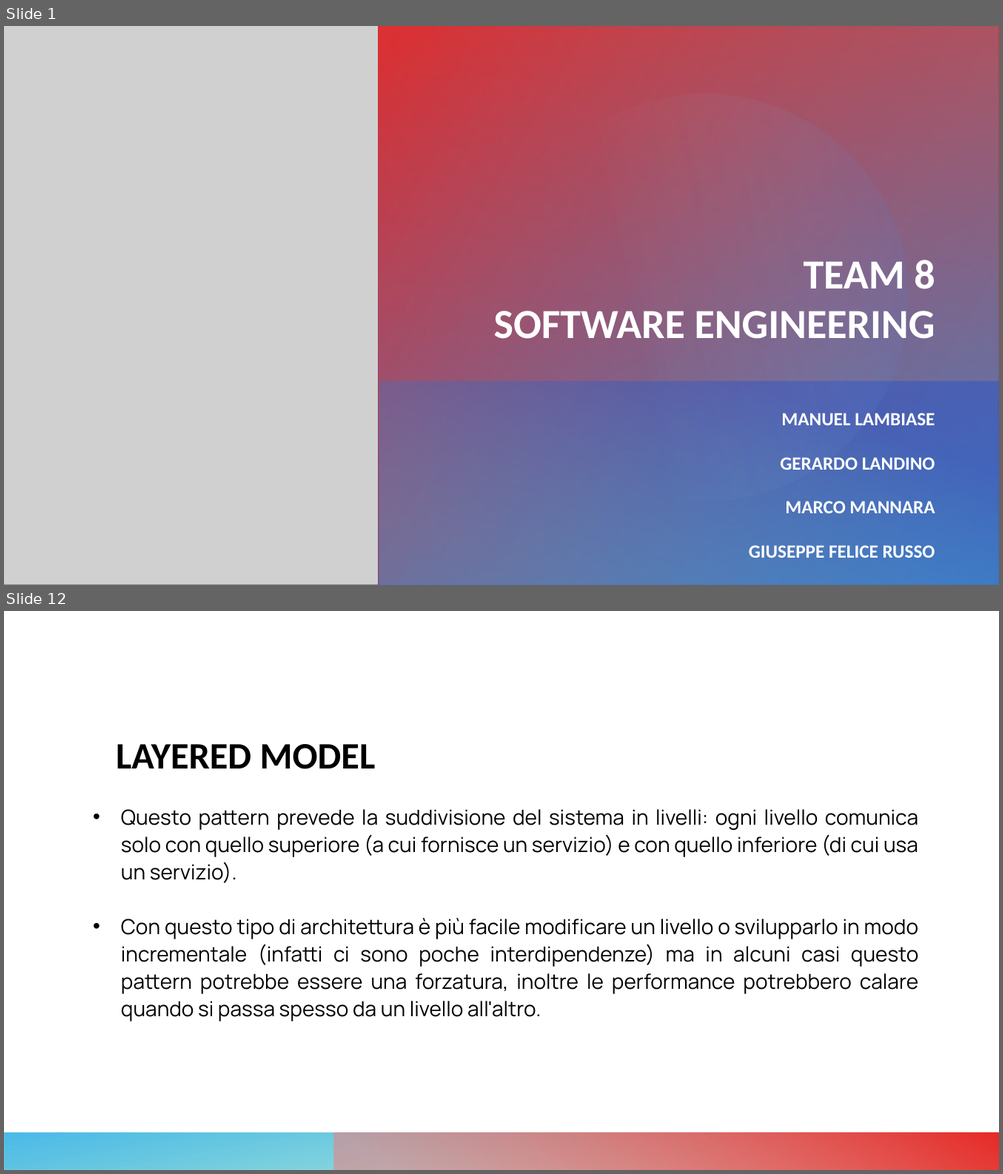
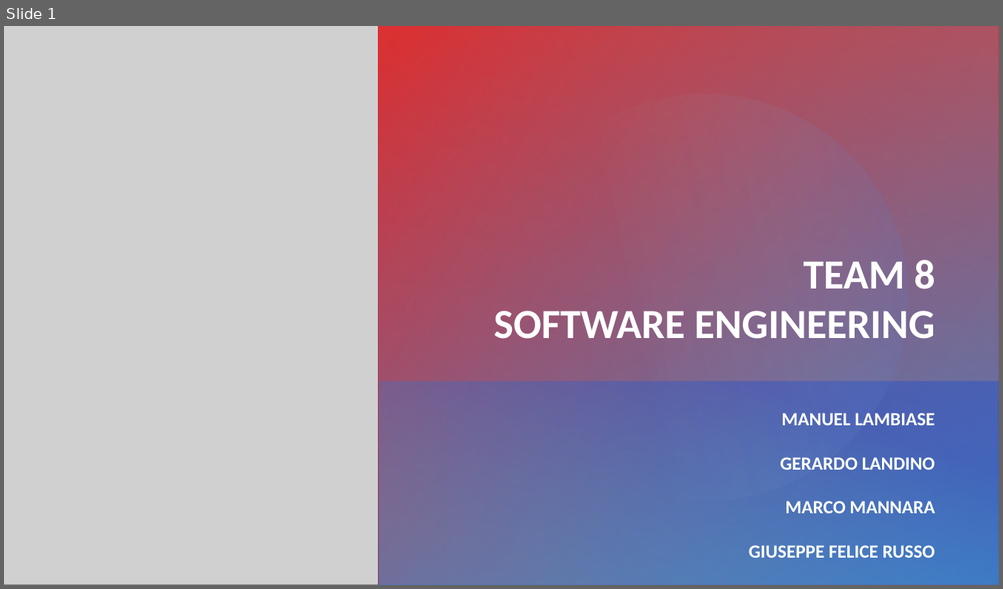
Before and after one commit to giuseppefrusso/Team8SE, a slide deck: Team 8.pptx. Shown one above the other, each under a label of ours: slides 1 and 12 before the commit, slide 1 after it; the slides between them are not shown. The pictures are 1003x1174 and 1003x589 pixels, drawn with LibreOffice and Linux fonts; fonts in the diff are those of the drawing; grey boxes stand for pictures. Boxes give left, top, right and bottom in pixels: in the first picture for what was removed or moved away, otherwise in the second. Text is boxed around its words. In the diff, an @@ line names an element or a change of style, - is before the commit and + after.

Commit message:
ee

```diff
--- a/Team 8.pptx
+++ b/Team 8.pptx
@@ slide 12 removed at [4, 611, 999, 1170], background #FFFFFF; not listed: 2 template elements that a slide beside it also shows @@
@@ title removed at [116, 744, 375, 769] @@
-LAYERED MODEL
@@ text removed at [121, 809, 919, 1022] @@
-• Questo pattern prevede la suddivisione del sistema in livelli: ogni livello comunica solo con quello superiore (a cui fornisce un servizio) e con quello inferiore (di cui usa un servizio).
-• Con questo tipo di architettura è più facile modificare un livello o svilupparlo in modo incrementale (infatti ci sono poche interdipendenze) ma in alcuni casi questo pattern potrebbe essere una forzatura, inoltre le performance potrebbero calare quando si passa spesso da un livello all'altro.
```
Also in this commit, not shown: 1 slide changed, 7 slides added, 13 other slides removed.
